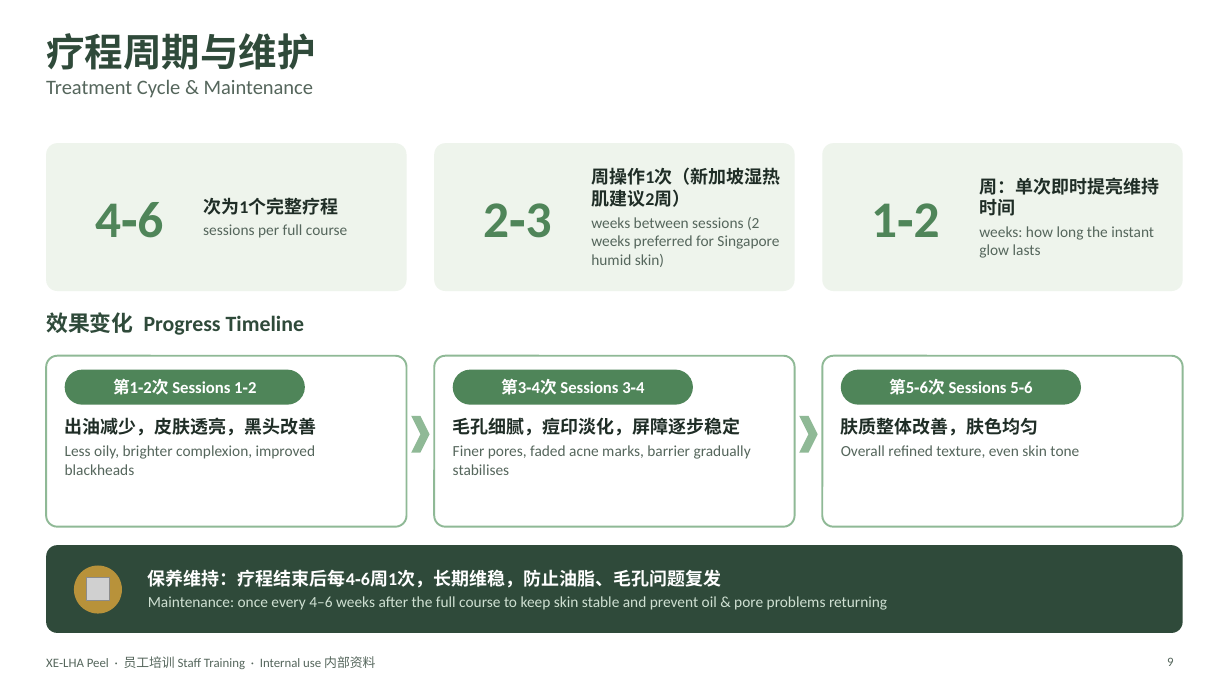
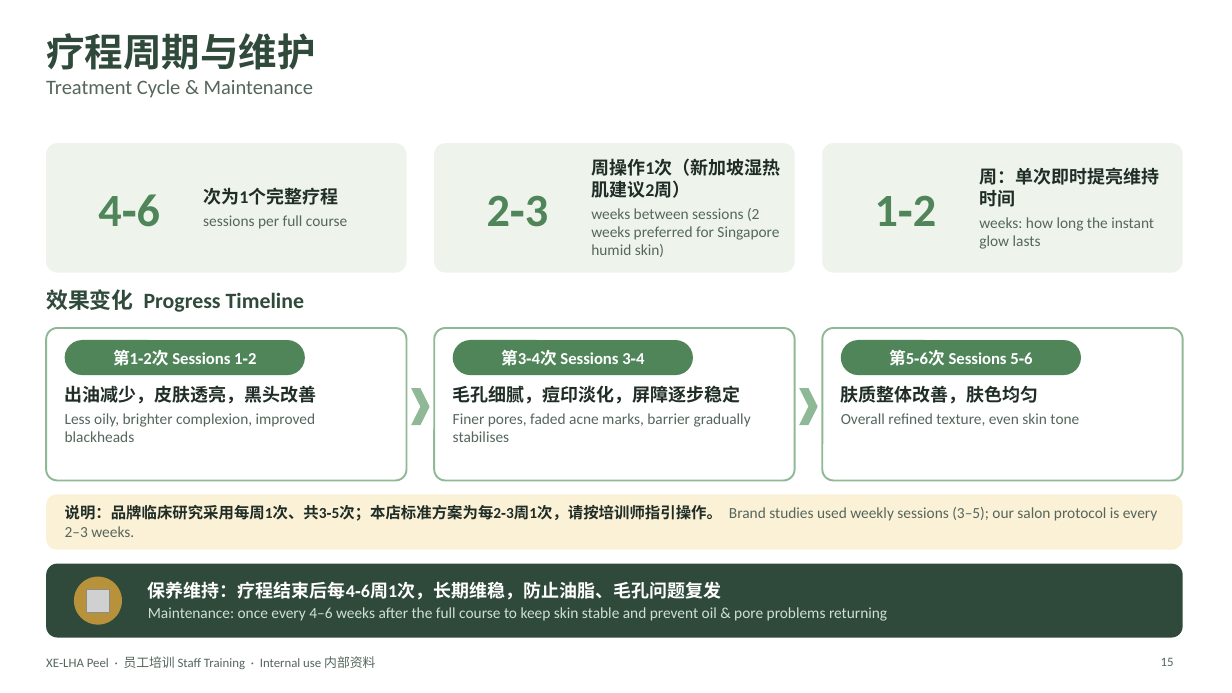
Before and after one commit to wanxinlee/cautious-computing-machine, a slide deck: slide 15 of XE-LHA-Peel-Staff-Training.pptx (slide 9 before the commit). Drawn at 1232x693 pixels with LibreOffice and Linux fonts; fonts in the diff are those of the drawing; grey boxes stand for pictures. Boxes give left, top, right and bottom in pixels: in the first picture for what was removed or moved away, otherwise in the second. Text is boxed around its words. In the diff, an @@ line names an element or a change of style, - is before the commit and + after.

```diff
--- a/XE-LHA-Peel-Staff-Training.pptx
+++ b/XE-LHA-Peel-Staff-Training.pptx
@@ rounded rectangle resized from (x1=46, y1=143, x2=407, y2=291) to (x1=46, y1=143, x2=407, y2=273) @@
@@ text "次为1个完整疗程" moved from (x1=203, y1=197, x2=347, y2=238) to (x1=203, y1=187, x2=347, y2=229) @@
@@ rounded rectangle resized from (x1=434, y1=143, x2=795, y2=291) to (x1=434, y1=143, x2=795, y2=273) @@
@@ text "周操作1次（新加坡湿热肌建议2周）" moved from (x1=591, y1=167, x2=780, y2=267) to (x1=591, y1=158, x2=780, y2=257) @@
@@ rounded rectangle resized from (x1=823, y1=143, x2=1183, y2=291) to (x1=823, y1=143, x2=1183, y2=273) @@
@@ size 40 to 36 pt in 3 elements at (x1=98, y1=194, x2=160, y2=227), (x1=487, y1=195, x2=548, y2=227), (x1=875, y1=195, x2=936, y2=226) @@
@@ text "周：单次即时提亮维持时间" moved from (x1=979, y1=177, x2=1159, y2=258) to (x1=979, y1=167, x2=1159, y2=249) @@
@@ text "效果变化 Progress Timeline" moved from (x1=46, y1=312, x2=304, y2=335) to (x1=46, y1=289, x2=304, y2=312) @@
@@ rounded rectangle resized from (x1=46, y1=356, x2=407, y2=527) to (x1=46, y1=328, x2=407, y2=481) @@
@@ rounded rectangle resized from (x1=434, y1=356, x2=795, y2=527) to (x1=434, y1=328, x2=795, y2=481) @@
@@ outline none to #8FB996 1.5 pt; proportions changed in 3 elements at (x1=46, y1=328, x2=407, y2=481), (x1=434, y1=328, x2=795, y2=481), (x1=823, y1=328, x2=1183, y2=481) @@
@@ rounded rectangle resized from (x1=823, y1=356, x2=1183, y2=527) to (x1=823, y1=328, x2=1183, y2=481) @@
@@ rounded rectangle removed at (x1=46, y1=356, x2=407, y2=527) @@
@@ rounded rectangle removed at (x1=434, y1=356, x2=795, y2=527) @@
@@ text "出油减少，皮肤透亮，黑头改善" moved from (x1=65, y1=417, x2=317, y2=475) to (x1=65, y1=385, x2=317, y2=442) @@
@@ text "毛孔细腻，痘印淡化，屏障逐步稳定" moved from (x1=453, y1=417, x2=751, y2=475) to (x1=453, y1=385, x2=751, y2=442) @@
@@ 3 rounded rectangles, 2 chevrons moved together from (x1=65, y1=370, x2=1081, y2=453) to (x1=65, y1=340, x2=1081, y2=425) @@
@@ text "肤质整体改善，肤色均匀" moved from (x1=841, y1=417, x2=1079, y2=458) to (x1=841, y1=385, x2=1079, y2=426) @@
@@ rounded rectangle resized from (x1=823, y1=356, x2=1183, y2=527) to (x1=46, y1=494, x2=1183, y2=550) @@
@@ rounded rectangle at (x1=46, y1=494, x2=1183, y2=550): fill none to #FBF1D6; outline #8FB996 1.5 pt to none; proportions changed @@
@@ text added at (x1=65, y1=505, x2=1157, y2=537), 12 pt, text #55665C @@
+说明：品牌临床研究采用每周1次、共3‑5次；本店标准方案为每2‑3周1次，请按培训师指引操作。 Brand studies used weekly sessions (3–5); our salon protocol is every 2–3 weeks.
@@ proportions changed in 4 elements at (x1=46, y1=143, x2=407, y2=273), (x1=434, y1=143, x2=795, y2=273), (x1=823, y1=143, x2=1183, y2=273), (x1=46, y1=564, x2=1183, y2=638) @@
@@ rounded rectangle resized from (x1=46, y1=545, x2=1183, y2=633) to (x1=46, y1=564, x2=1183, y2=638) @@
@@ text "保养维持：疗程结束后每4‑6周1次，长期维稳，防止油脂、毛孔问题复发" moved from (x1=148, y1=569, x2=887, y2=610) to (x1=148, y1=581, x2=887, y2=621) @@
@@ text "保养维持：疗程结束后每4‑6周1次，长期维稳，防止油脂、毛孔问题复发" at (x1=148, y1=581, x2=887, y2=621): less space between paragraphs @@
@@ ellipse moved from (x1=74, y1=566, x2=122, y2=614) to (x1=74, y1=577, x2=122, y2=625) @@
@@ picture moved from (x1=87, y1=579, x2=110, y2=602) to (x1=87, y1=590, x2=110, y2=613) @@
@@ page number at (x1=1161, y1=658, x2=1174, y2=666): text changed @@
-9
+15
```
Also in this commit, not shown: 5 other slides changed, 7 slides added, 1 slide removed.
